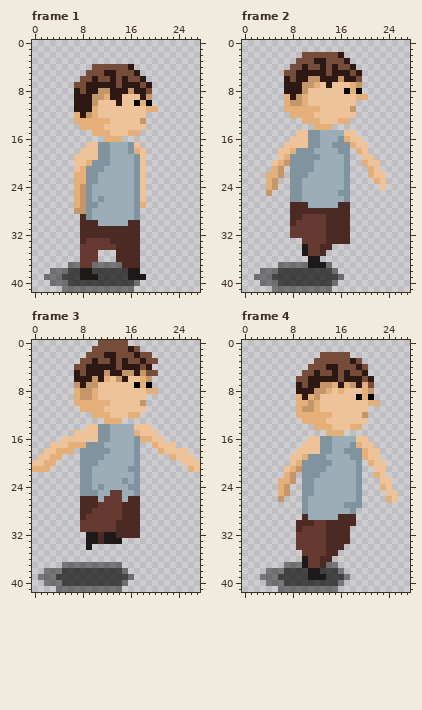
Pixel-art file, stored at res/aseprites/Kid Run.aseprite. That is the earlier state.
28x42 pixels, 7 frames. Pixels under 10% opacity are left out. Shown: frame 1, frame 2, frame 3, frame 4. The commit also changed other frames, which this record leaves out.
Now the later version:
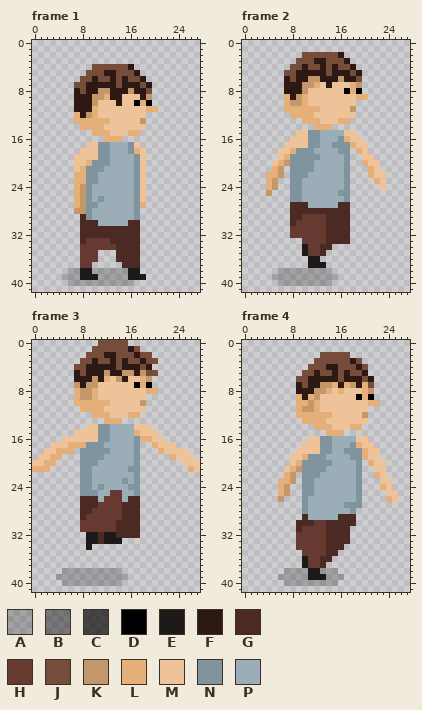
Palette (. is transparent): A #00000036  B #0000006b  C #000000a9  D #000000  E #1e1919  F #2d1814  G #4c2a24  H #663931  J #764d3a  K #c4976a  L #e4af79  M #eec39a  N #80949f  P #9badb7
Diff:
Frame 1, layer "shadow":
y 37: x 6..7 BB -> ..; x 10..14 BBBBB -> .....
y 38: x 3..7 BBBCC -> ...AA; x 10..15 CCCCCC -> AAAAAA
y 39: x 2..7 BBBCCC -> ...AAA; x 11..15 CCCCC -> AAAAA
y 40: x 3..17 BBBCCCCCCCCCCCB -> ...AAAAAAAAAAA.
y 41: x 5..16 BBBBBBBBBBBB -> ............
Frame 2, layer "shadow":
y 37: x 6..10 BBBBB -> .....; x 14 B -> .
y 38: x 3..15 BBBCCCCCCCCCB -> ...AAAAAAAAA.
y 39: x 2..16 BBBCCCCCCCCCCCB -> ...AAAAAAAAAAA.
y 40: x 3..15 BBBCCCCCCCCCB -> ...AAAAAAAAA.
y 41: x 5..14 BBBBBBBBBB -> ..........
Frame 3, layer "shadow":
y 37: x 5..14 BBBBBBBBBB -> ..........
y 38: x 2..15 BBBCCCCCCCCCCB -> ...AAAAAAAAAA.
y 39: x 1..16 BBBCCCCCCCCCCCCB -> ...AAAAAAAAAAAA.
y 40: x 2..15 BBBCCCCCCCCCCB -> ...AAAAAAAAAA.
y 41: x 4..14 BBBBBBBBBBB -> ...........
Frame 4, layer "shadow":
y 37: x 7..9 BBB -> ...; x 14..15 BB -> ..
y 38: x 4..10 BBBCCCC -> ...AAAA; x 13..16 CCCB -> AAA.
y 39: x 3..10 BBBCCCCC -> ...AAAAA; x 14..17 CCCB -> AAA.
y 40: x 4..16 BBBCCCCCCCCCB -> ...AAAAAAAAA.
y 41: x 6..15 BBBBBBBBBB -> ..........
Boxes around the changes in both pictures, in picture pixels (x1, y1, x2, y2):
changed: (44, 262, 140, 292)
changed: (254, 262, 344, 292)
changed: (38, 562, 134, 592)
changed: (260, 562, 350, 592)
